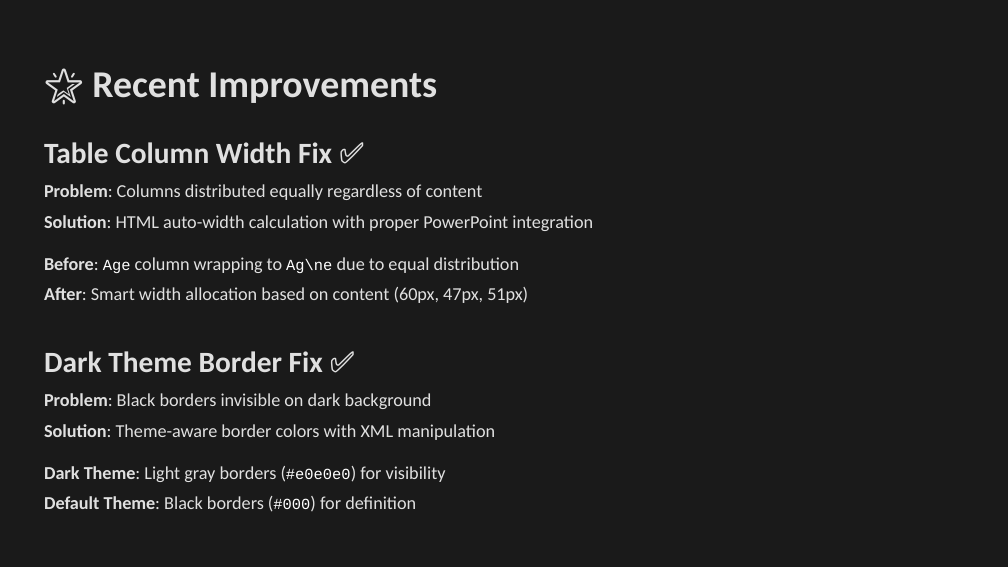
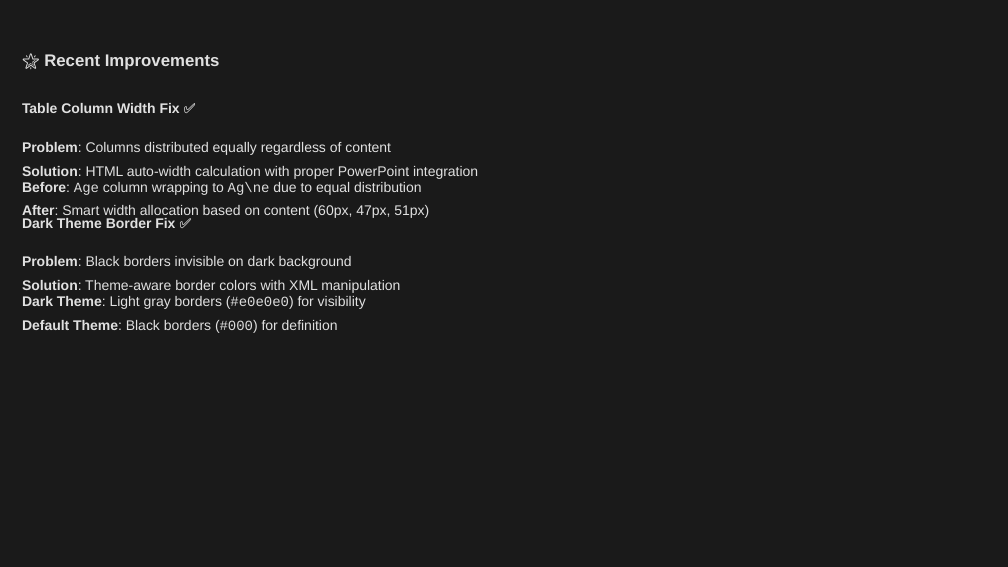
Before and after one commit to louisazhou/slidegenerator, a slide deck: slide 11 of output/comprehensive_demo_dark.pptx (slide 17 before the commit). Drawn at 1008x567 pixels with LibreOffice and Linux fonts; fonts in the diff are those of the drawing. Boxes give left, top, right and bottom in pixels: in the first picture for what was removed or moved away, otherwise in the second. Text is boxed around its words. In the diff, an @@ line names an element or a change of style, - is before the commit and + after.

```diff
--- a/output/comprehensive_demo_dark.pptx
+++ b/output/comprehensive_demo_dark.pptx
@@ text "🌟 Recent Improvements": place and size @@
-text "🌟 Recent Improvements" at [92, 72, 437, 103]
+text "🌟 Recent Improvements" at [44, 54, 220, 70]
@@ text "🌟 Recent Improvements" at [44, 54, 220, 70]: size 27 to 12 pt, font Calibri to Arial; more space between paragraphs @@
@@ text "Table Column Width Fix ✅": place and size @@
-text "Table Column Width Fix ✅" at [44, 142, 332, 163]
+text "Table Column Width Fix ✅" at [22, 103, 180, 113]
@@ text "Table Column Width Fix ✅" at [22, 103, 180, 113]: size 21 to 10 pt, font Calibri to Arial; more space between paragraphs @@
@@ text "Problem: Columns distributed equally regardless ...": place and size @@
-text "Problem: Columns distributed equally regardless ..." at [44, 184, 593, 231]
+text "Problem: Columns distributed equally regardless ..." at [22, 142, 478, 179]
@@ text "Problem: Columns distributed equally regardless ..." at [22, 142, 478, 179]: size 13 to 10 pt, font Calibri to Arial @@
@@ text "Before: Age column wrapping to ...": place and size @@
-text "Before: Age column wrapping to ..." at [44, 257, 528, 303]
+text "Before: Age column wrapping to ..." at [22, 182, 429, 219]
@@ text "Before: Age column wrapping to ..." at [22, 182, 429, 219]: size 13 to 10 pt, font Calibri to Arial; size 11 to 10 pt, text colour #FFFFFF to #DCDCDC in "Age Ag\ne" @@
@@ text "Dark Theme Border Fix ✅" at [22, 218, 175, 228]: size 21 to 10 pt, font Calibri to Arial; more space between paragraphs @@
@@ text "Dark Theme Border Fix ✅": place and size @@
-text "Dark Theme Border Fix ✅" at [44, 351, 323, 372]
+text "Dark Theme Border Fix ✅" at [22, 218, 175, 228]
@@ text "Problem: Black borders invisible on ..." at [22, 256, 400, 293]: size 13 to 10 pt, font Calibri to Arial @@
@@ text "Problem: Black borders invisible on ...": place and size @@
-text "Problem: Black borders invisible on ..." at [44, 393, 495, 440]
+text "Problem: Black borders invisible on ..." at [22, 256, 400, 293]
@@ text "Dark Theme: Light gray borders ...": place and size @@
-text "Dark Theme: Light gray borders ..." at [44, 466, 446, 509]
+text "Dark Theme: Light gray borders ..." at [22, 296, 366, 333]
@@ text "Dark Theme: Light gray borders ..." at [22, 296, 366, 333]: size 13 to 10 pt, font Calibri to Arial in "Dark Theme: Light gray borders (#e0e0e0) for ..."; size 11 to 10 pt, text colour #FFFFFF to #DCDCDC in "(#e0e0e0) (#000)" @@
```
Also in this commit, not shown: 13 other slides changed, 7 slides added, 9 slides removed, 25 other files.
